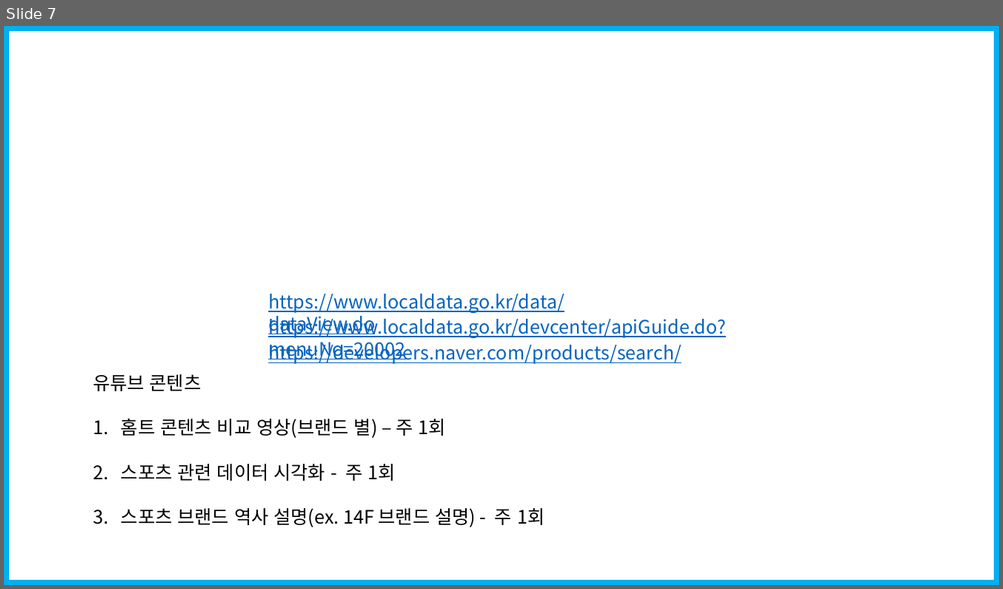
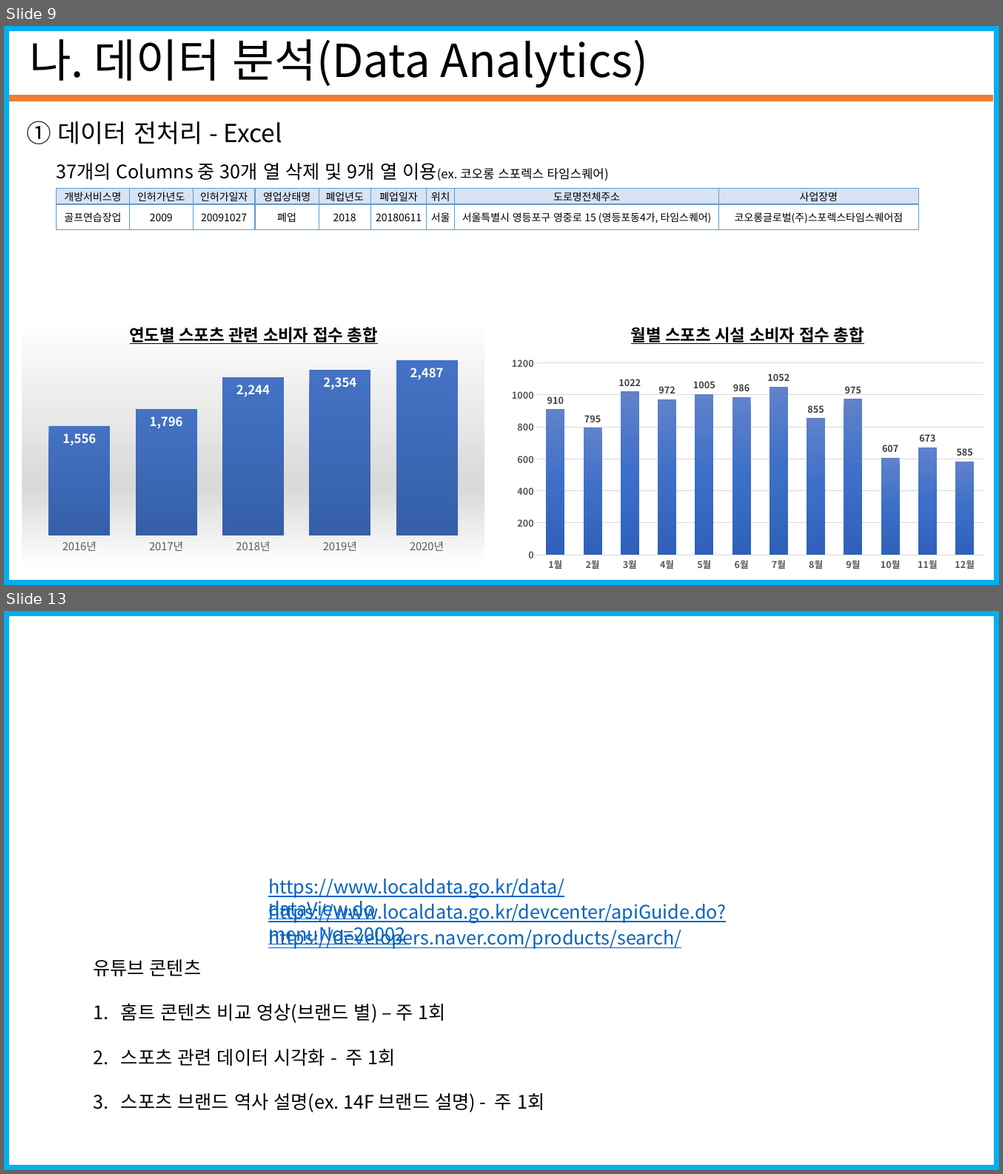
Before and after one commit to seungjae1162/SportsData, a slide deck: standard_in_2020-12-31/코로나19에따른 스포츠시설 폐업 수(20201228_20210103).pptx. Shown one above the other, each under a label of ours: slide 7 before the commit, slides 9 and 13 after it; the slides between them are not shown. The pictures are 1003x589 and 1003x1174 pixels, drawn with LibreOffice and Linux fonts; fonts in the diff are those of the drawing. Boxes give left, top, right and bottom in pixels: in the first picture for what was removed or moved away, otherwise in the second. Text is boxed around its words. In the diff, an @@ line names an element or a change of style, - is before the commit and + after.

```diff
--- a/standard_in_2020-12-31/코로나19에따른 스포츠시설 폐업 수(20201228_20210103).pptx
+++ b/standard_in_2020-12-31/코로나19에따른 스포츠시설 폐업 수(20201228_20210103).pptx
@@ slide 9 added at <box>4,26,999,585</box>, background #FFFFFF; not listed: 1 template element that a slide beside it also shows @@
@@ text added at <box>29,30,648,88</box>, 44 pt, text #000000 @@
+나. 데이터 분석(Data Analytics)
@@ line added from (9, 99) to (993, 99), #ED7D31 6 pt @@
@@ text added at <box>26,121,282,144</box>, 24 pt, text #000000 @@
+① 데이터 전처리 - Excel
@@ text added at <box>56,163,609,181</box>, 18 pt, text #000000 @@
+37개의 Columns 중 30개 열 삭제 및 9개 열 이용(ex. 코오롱 스포렉스 타임스퀘어)
@@ table added at <box>57,189,918,227</box>, 2 rows, 9 columns @@
+개방서비스명 | 인허가년도 | 인허가일자 | 영업상태명 | 폐업년도 | 폐업일자 | 위치 | 도로명전체주소 | 사업장명
+골프연습장업 | 2009 | 20091027 | 폐업 | 2018 | 20180611 | 서울 | 서울특별시 영등포구 영중로 15 (영등포동4가, 타임스퀘어) | 코오롱글로벌(주)스포렉스타임스퀘어점
@@ column chart added at <box>502,309,993,577</box> @@
+title "월별 스포츠 시설 소비자 접수 총합 "
+categories: 1월, 2월, 3월, 4월, 5월, 6월, 7월, 8월, 9월, 10월, 11월, 12월
+Series 1: 910, 795, 1022, 972, 1005, 986, 1052, 855, 975, 607, 673, 585
@@ column chart added at <box>22,317,484,568</box> @@
+title "연도별 스포츠 관련 소비자 접수 총합 "
+categories: 2016년, 2017년, 2018년, 2019년, 2020년
+Series 1: 1556, 1796, 2244, 2354, 2487
@@ what was slide 7 is now slide 13 @@
```
Also in this commit, not shown: 4 slides changed, 7 other slides added, 2 slides removed.
